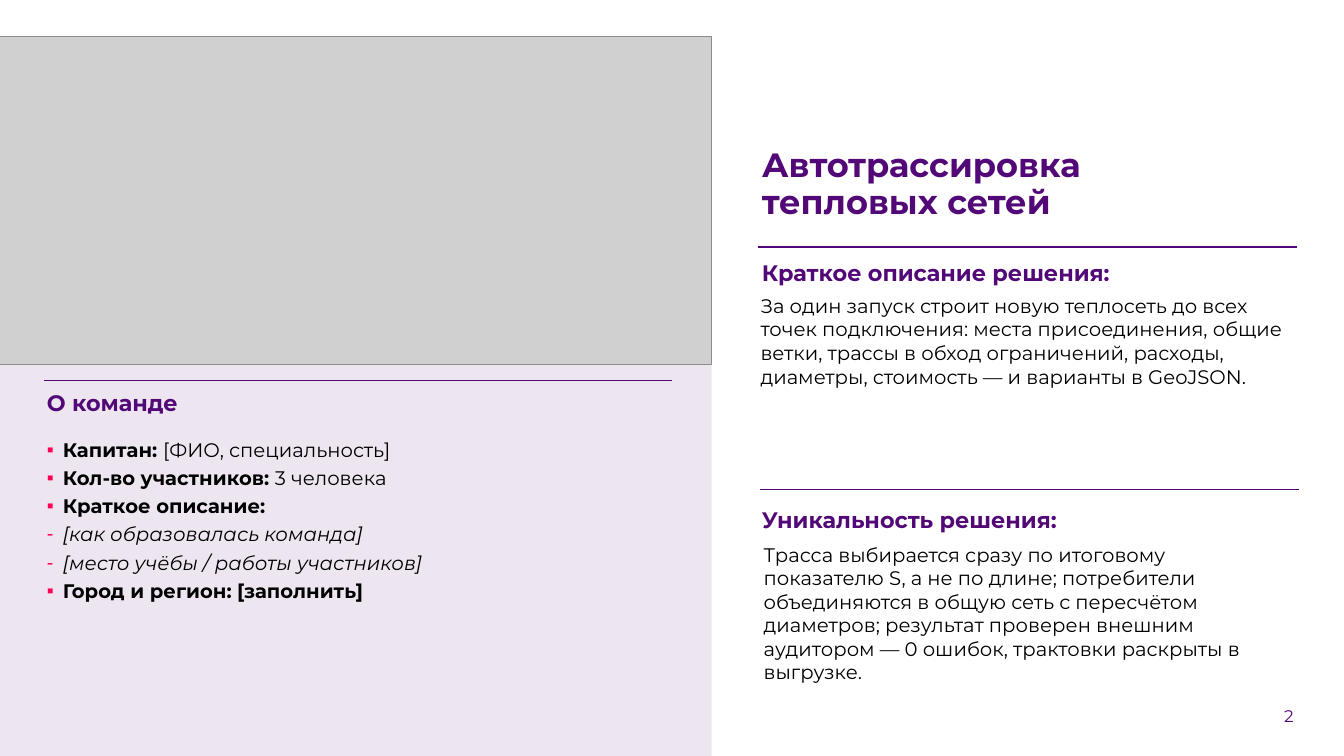
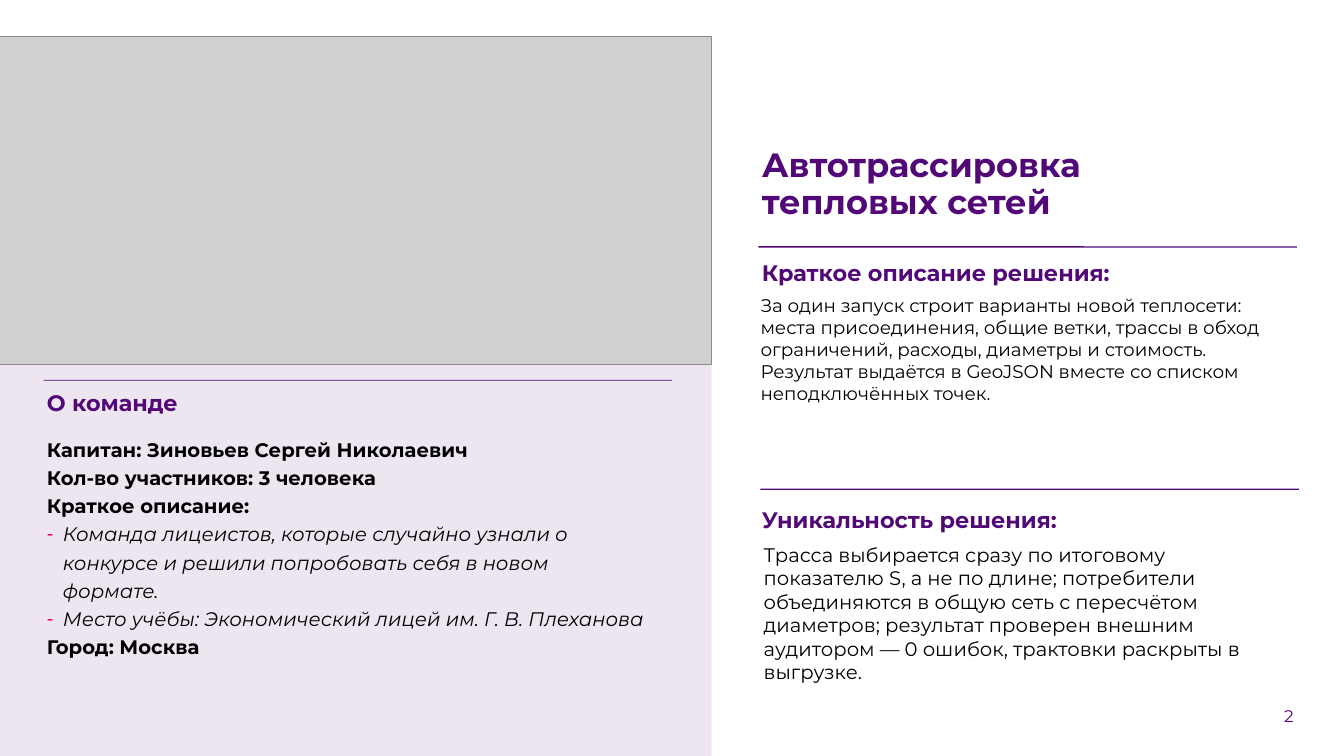
Before and after one commit to Wpresser/LCT-Elades-Heatnet, a slide deck: slide 2 of presentation/LCT_Task2_final_presentation.pptx. Drawn at 1344x756 pixels with LibreOffice and Linux fonts; fonts in the diff are those of the drawing; grey boxes stand for pictures; background and template pictures are left out. Boxes give left, top, right and bottom in pixels: in the first picture for what was removed or moved away, otherwise in the second. Text is boxed around its words. In the diff, an @@ line names an element or a change of style, - is before the commit and + after.

```diff
--- a/presentation/LCT_Task2_final_presentation.pptx
+++ b/presentation/LCT_Task2_final_presentation.pptx
@@ text at (761,298,1259,382): text changed; size 14 to 13.1 pt @@
-За один запуск строит новую теплосеть до всех точек подключения: места присоединения, общие ветки, трассы в обход ограничений, расходы, диаметры, стоимость — и варианты в GeoJSON.
+За один запуск строит варианты новой теплосети: места присоединения, общие ветки, трассы в обход ограничений, расходы, диаметры и стоимость. Результат выдаётся в GeoJSON вместе со списком неподключённых точек.
@@ text at (47,442,468,461): text changed; bold on @@
-▪ Капитан: [ФИО, специальность]
+Капитан: Зиновьев Сергей Николаевич
@@ text at (47,471,376,517): bold on in "3 человека"; bullet ▪ to none @@
@@ text at (47,526,643,658): text changed @@
-– [как образовалась команда]
-– [место учёбы / работы участников]
-▪ Город и регион: [заполнить]
+– Команда лицеистов, которые случайно узнали о конкурсе и решили попробовать себя в новом формате.
+– Место учёбы: Экономический лицей им. Г. В. Плеханова
+Город: Москва
```
Also in this commit, not shown: 4 other slides changed, 1 slide added, 1 slide removed, 4 other files.
